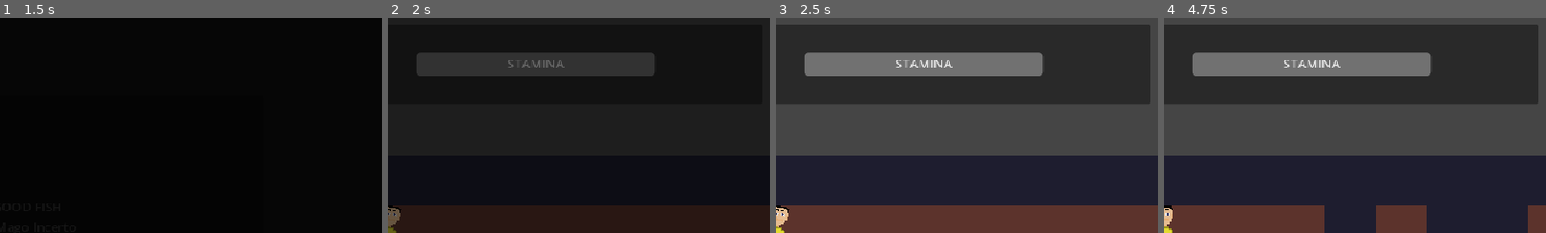
Above: before the commit, frames 1-4 (left to right).
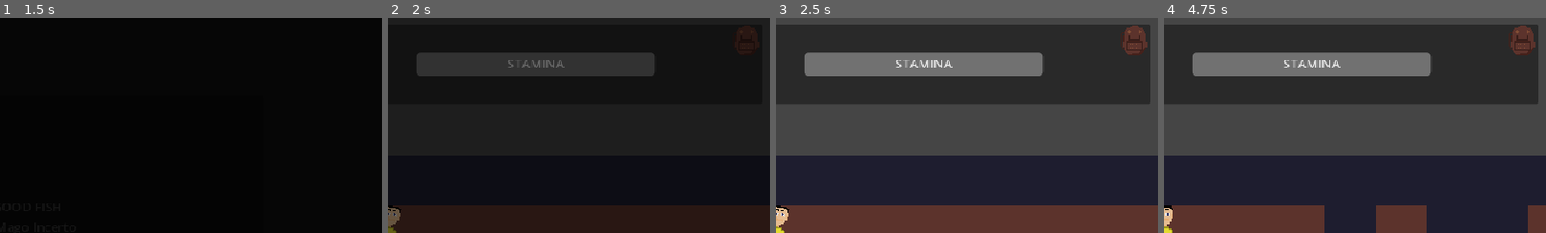
Above: after the commit, the same moments.

Repository: GustavoIgor/what-a-good-fish
Game: Godot game, scene res://Scenes/main_menu.tscn
Same seed, same stepped clock (60 frames per second), same inputs: the game is played once before the commit and once after it.
Inputs (mouse positions are % of the whole screen's width and height, from its top left):
- Up to frame 1 (1.5 s): click "PLAY" at 0.5 s; click "PLAY" at 1.25 s
- Up to frame 2 (2 s): no input
- Up to frame 3 (2.5 s): click "RETRY GENERATION" at 2 s
- Up to frame 4 (4.75 s): click "RETRY GENERATION" at 2.75 s; tap Enter (ui_accept) at 3.5, 3.77 s; move the mouse to (72, 45) at 3.52 s; hold D (right) 3.53-4.25 s; hold E (fishing) 3.53-4.25 s; click (72, 45) at 3.67 s; click "RETRY GENERATION" at 4.25 s
The pictures show only the part of the screen within x 50-100%, y 0-50%; the shares and areas given below are measured in that part.

Frame 1 is identical in both runs. In frame 2, less than 0.1% of the frame differs, in the area x 92-96%, y 5-15%; in frame 3, 0.6%, in the area x 90-98%, y 3-18%; in frame 4, 0.6%.

Commit message:
Inventory click fixed

Diff:
--- a/Scenes/dungeon.tscn
+++ b/Scenes/dungeon.tscn
@@ -8,6 +8,7 @@
 [ext_resource type="PackedScene" uid="uid://b3jd7ffk5hijk" path="res://Scenes/stairs.tscn" id="4_dcl0p"]
 [ext_resource type="Texture2D" uid="uid://d5c1uqs7uvtw" path="res://Assets/Arts/ground_tiles.png" id="5_5v1xs"]
 [ext_resource type="PackedScene" uid="uid://c40ltgcaeira6" path="res://Scenes/ui.tscn" id="8_203el"]
+[ext_resource type="PackedScene" uid="uid://buhpv4hjsd8iw" path="res://Scenes/inventory.tscn" id="9_t83ds"]
 
 [sub_resource type="TileSetAtlasSource" id="TileSetAtlasSource_dcl0p"]
 texture = ExtResource("5_5v1xs")
@@ -38,3 +39,5 @@
 tile_set = SubResource("TileSet_203el")
 
 [node name="UI" parent="." instance=ExtResource("8_203el")]
+
+[node name="Inventory" parent="." instance=ExtResource("9_t83ds")]
--- a/Scenes/fish.tscn
+++ b/Scenes/fish.tscn
@@ -4,12 +4,12 @@
 [ext_resource type="Texture2D" uid="uid://dwqlr445n1v1b" path="res://Assets/Arts/tuna.png" id="2_c4ibo"]
 
 [node name="Fish" type="Node2D"]
-z_index = 1
 script = ExtResource("1_twvwo")
 
 [node name="TextureRect" type="TextureRect" parent="."]
 custom_minimum_size = Vector2(64, 64)
 offset_right = 40.0
 offset_bottom = 40.0
+mouse_filter = 2
 texture = ExtResource("2_c4ibo")
 stretch_mode = 3
--- a/Scenes/inventory.tscn
+++ b/Scenes/inventory.tscn
@@ -9,12 +9,10 @@
 [sub_resource type="StyleBoxTexture" id="StyleBoxTexture_0n8tc"]
 texture = ExtResource("2_yxepq")
 
-[node name="Inventory" type="Node2D"]
+[node name="Inventory" type="CanvasLayer"]
 script = ExtResource("1_0n8tc")
 
-[node name="CanvasLayer" type="CanvasLayer" parent="."]
-
-[node name="InventoryIcon" type="TextureRect" parent="CanvasLayer"]
+[node name="InventoryIcon" type="TextureRect" parent="."]
 anchors_preset = 1
 anchor_left = 1.0
 anchor_right = 1.0
@@ -26,7 +24,7 @@
 mouse_default_cursor_shape = 2
 texture = ExtResource("2_k1vlg")
 
-[node name="InventoryPanel" type="TextureRect" parent="CanvasLayer"]
+[node name="InventoryPanel" type="TextureRect" parent="."]
 anchors_preset = 8
 anchor_left = 0.5
 anchor_top = 0.5
@@ -40,7 +38,7 @@
 grow_vertical = 2
 texture = ExtResource("1_k5gp2")
 
-[node name="GridContainer" type="GridContainer" parent="CanvasLayer/InventoryPanel"]
+[node name="GridContainer" type="GridContainer" parent="InventoryPanel"]
 layout_mode = 1
 anchors_preset = 8
 anchor_left = 0.5
@@ -57,149 +55,149 @@
 theme_override_constants/v_separation = 10
 columns = 6
 
-[node name="Slot1" type="Panel" parent="CanvasLayer/InventoryPanel/GridContainer"]
-custom_minimum_size = Vector2(64, 64)
-layout_mode = 2
-theme_override_styles/panel = SubResource("StyleBoxTexture_0n8tc")
-script = ExtResource("5_c5ffv")
-
-[node name="Slot2" type="Panel" parent="CanvasLayer/InventoryPanel/GridContainer"]
-custom_minimum_size = Vector2(64, 64)
-layout_mode = 2
-theme_override_styles/panel = SubResource("StyleBoxTexture_0n8tc")
-script = ExtResource("5_c5ffv")
-
-[node name="Slot3" type="Panel" parent="CanvasLayer/InventoryPanel/GridContainer"]
-custom_minimum_size = Vector2(64, 64)
-layout_mode = 2
-theme_override_styles/panel = SubResource("StyleBoxTexture_0n8tc")
-script = ExtResource("5_c5ffv")
-
-[node name="Slot4" type="Panel" parent="CanvasLayer/InventoryPanel/GridContainer"]
-custom_minimum_size = Vector2(64, 64)
-layout_mode = 2
-theme_override_styles/panel = SubResource("StyleBoxTexture_0n8tc")
-script = ExtResource("5_c5ffv")
-
-[node name="Slot5" type="Panel" parent="CanvasLayer/InventoryPanel/GridContainer"]
-custom_minimum_size = Vector2(64, 64)
-layout_mode = 2
-theme_override_styles/panel = SubResource("StyleBoxTexture_0n8tc")
-script = ExtResource("5_c5ffv")
-
-[node name="Slot6" type="Panel" parent="CanvasLayer/InventoryPanel/GridContainer"]
-custom_minimum_size = Vector2(64, 64)
-layout_mode = 2
-theme_override_styles/panel = SubResource("StyleBoxTexture_0n8tc")
-script = ExtResource("5_c5ffv")
-
-[node name="Slot7" type="Panel" parent="CanvasLayer/InventoryPanel/GridContainer"]
-custom_minimum_size = Vector2(64, 64)
-layout_mode = 2
-theme_override_styles/panel = SubResource("StyleBoxTexture_0n8tc")
-script = ExtResource("5_c5ffv")
-
-[node name="Slot8" type="Panel" parent="CanvasLayer/InventoryPanel/GridContainer"]
-custom_minimum_size = Vector2(64, 64)
-layout_mode = 2
-theme_override_styles/panel = SubResource("StyleBoxTexture_0n8tc")
-script = ExtResource("5_c5ffv")
-
-[node name="Slot9" type="Panel" parent="CanvasLayer/InventoryPanel/GridContainer"]
-custom_minimum_size = Vector2(64, 64)
-layout_mode = 2
-theme_override_styles/panel = SubResource("StyleBoxTexture_0n8tc")
-script = ExtResource("5_c5ffv")
-
-[node name="Slot10" type="Panel" parent="CanvasLayer/InventoryPanel/GridContainer"]
-custom_minimum_size = Vector2(64, 64)
-layout_mode = 2
-theme_override_styles/panel = SubResource("StyleBoxTexture_0n8tc")
-script = ExtResource("5_c5ffv")
-
-[node name="Slot11" type="Panel" parent="CanvasLayer/InventoryPanel/GridContainer"]
-custom_minimum_size = Vector2(64, 64)
-layout_mode = 2
-theme_override_styles/panel = SubResource("StyleBoxTexture_0n8tc")
-script = ExtResource("5_c5ffv")
-
-[node name="Slot12" type="Panel" parent="CanvasLayer/InventoryPanel/GridContainer"]
-custom_minimum_size = Vector2(64, 64)
-layout_mode = 2
-theme_override_styles/panel = SubResource("StyleBoxTexture_0n8tc")
-script = ExtResource("5_c5ffv")
-
-[node name="Slot13" type="Panel" parent="CanvasLayer/InventoryPanel/GridContainer"]
-custom_minimum_size = Vector2(64, 64)
-layout_mode = 2
-theme_override_styles/panel = SubResource("StyleBoxTexture_0n8tc")
-script = ExtResource("5_c5ffv")
-
-[node name="Slot14" type="Panel" parent="CanvasLayer/InventoryPanel/GridContainer"]
-custom_minimum_size = Vector2(64, 64)
-layout_mode = 2
-theme_override_styles/panel = SubResource("StyleBoxTexture_0n8tc")
-script = ExtResource("5_c5ffv")
-
-[node name="Slot15" type="Panel" parent="CanvasLayer/InventoryPanel/GridContainer"]
-custom_minimum_size = Vector2(64, 64)
-layout_mode = 2
-theme_override_styles/panel = SubResource("StyleBoxTexture_0n8tc")
-script = ExtResource("5_c5ffv")
-
-[node name="Slot16" type="Panel" parent="CanvasLayer/InventoryPanel/GridContainer"]
-custom_minimum_size = Vector2(64, 64)
-layout_mode = 2
-theme_override_styles/panel = SubResource("StyleBoxTexture_0n8tc")
-script = ExtResource("5_c5ffv")
-
-[node name="Slot17" type="Panel" parent="CanvasLayer/InventoryPanel/GridContainer"]
-custom_minimum_size = Vector2(64, 64)
-layout_mode = 2
-theme_override_styles/panel = SubResource("StyleBoxTexture_0n8tc")
-script = ExtResource("5_c5ffv")
-
-[node name="Slot18" type="Panel" parent="CanvasLayer/InventoryPanel/GridContainer"]
-custom_minimum_size = Vector2(64, 64)
-layout_mode = 2
-theme_override_styles/panel = SubResource("StyleBoxTexture_0n8tc")
-script = ExtResource("5_c5ffv")
-
-[node name="Slot19" type="Panel" parent="CanvasLayer/InventoryPanel/GridContainer"]
-custom_minimum_size = Vector2(64, 64)
-layout_mode = 2
-theme_override_styles/panel = SubResource("StyleBoxTexture_0n8tc")
-script = ExtResource("5_c5ffv")
-
-[node name="Slot20" type="Panel" parent="CanvasLayer/InventoryPanel/GridContainer"]
-custom_minimum_size = Vector2(64, 64)
-layout_mode = 2
-theme_override_styles/panel = SubResource("StyleBoxTexture_0n8tc")
-script = ExtResource("5_c5ffv")
-
-[node name="Slot21" type="Panel" parent="CanvasLayer/InventoryPanel/GridContainer"]
-custom_minimum_size = Vector2(64, 64)
-layout_mode = 2
-theme_override_styles/panel = SubResource("StyleBoxTexture_0n8tc")
-script = ExtResource("5_c5ffv")
-
-[node name="Slot22" type="Panel" parent="CanvasLayer/InventoryPanel/GridContainer"]
-custom_minimum_size = Vector2(64, 64)
-layout_mode = 2
-theme_override_styles/panel = SubResource("StyleBoxTexture_0n8tc")
-script = ExtResource("5_c5ffv")
-
-[node name="Slot23" type="Panel" parent="CanvasLayer/InventoryPanel/GridContainer"]
-custom_minimum_size = Vector2(64, 64)
-layout_mode = 2
-theme_override_styles/panel = SubResource("StyleBoxTexture_0n8tc")
-script = ExtResource("5_c5ffv")
-
-[node name="Slot24" type="Panel" parent="CanvasLayer/InventoryPanel/GridContainer"]
-custom_minimum_size = Vector2(64, 64)
-layout_mode = 2
-theme_override_styles/panel = SubResource("StyleBoxTexture_0n8tc")
-script = ExtResource("5_c5ffv")
-
-[connection signal="mouse_entered" from="CanvasLayer/InventoryIcon" to="." method="_on_inventory_icon_mouse_entered"]
-[connection signal="mouse_exited" from="CanvasLayer/InventoryIcon" to="." method="_on_inventory_icon_mouse_exited"]
+[node name="Slot1" type="Panel" parent="InventoryPanel/GridContainer"]
+custom_minimum_size = Vector2(64, 64)
+layout_mode = 2
+theme_override_styles/panel = SubResource("StyleBoxTexture_0n8tc")
+script = ExtResource("5_c5ffv")
+
+[node name="Slot2" type="Panel" parent="InventoryPanel/GridContainer"]
+custom_minimum_size = Vector2(64, 64)
+layout_mode = 2
+theme_override_styles/panel = SubResource("StyleBoxTexture_0n8tc")
+script = ExtResource("5_c5ffv")
+
+[node name="Slot3" type="Panel" parent="InventoryPanel/GridContainer"]
+custom_minimum_size = Vector2(64, 64)
+layout_mode = 2
+theme_override_styles/panel = SubResource("StyleBoxTexture_0n8tc")
+script = ExtResource("5_c5ffv")
+
+[node name="Slot4" type="Panel" parent="InventoryPanel/GridContainer"]
+custom_minimum_size = Vector2(64, 64)
+layout_mode = 2
+theme_override_styles/panel = SubResource("StyleBoxTexture_0n8tc")
+script = ExtResource("5_c5ffv")
+
+[node name="Slot5" type="Panel" parent="InventoryPanel/GridContainer"]
+custom_minimum_size = Vector2(64, 64)
+layout_mode = 2
+theme_override_styles/panel = SubResource("StyleBoxTexture_0n8tc")
+script = ExtResource("5_c5ffv")
+
+[node name="Slot6" type="Panel" parent="InventoryPanel/GridContainer"]
+custom_minimum_size = Vector2(64, 64)
+layout_mode = 2
+theme_override_styles/panel = SubResource("StyleBoxTexture_0n8tc")
+script = ExtResource("5_c5ffv")
+
+[node name="Slot7" type="Panel" parent="InventoryPanel/GridContainer"]
+custom_minimum_size = Vector2(64, 64)
+layout_mode = 2
+theme_override_styles/panel = SubResource("StyleBoxTexture_0n8tc")
+script = ExtResource("5_c5ffv")
+
+[node name="Slot8" type="Panel" parent="InventoryPanel/GridContainer"]
+custom_minimum_size = Vector2(64, 64)
+layout_mode = 2
+theme_override_styles/panel = SubResource("StyleBoxTexture_0n8tc")
+script = ExtResource("5_c5ffv")
+
+[node name="Slot9" type="Panel" parent="InventoryPanel/GridContainer"]
+custom_minimum_size = Vector2(64, 64)
+layout_mode = 2
+theme_override_styles/panel = SubResource("StyleBoxTexture_0n8tc")
+script = ExtResource("5_c5ffv")
+
+[node name="Slot10" type="Panel" parent="InventoryPanel/GridContainer"]
+custom_minimum_size = Vector2(64, 64)
+layout_mode = 2
+theme_override_styles/panel = SubResource("StyleBoxTexture_0n8tc")
+script = ExtResource("5_c5ffv")
+
+[node name="Slot11" type="Panel" parent="InventoryPanel/GridContainer"]
+custom_minimum_size = Vector2(64, 64)
+layout_mode = 2
+theme_override_styles/panel = SubResource("StyleBoxTexture_0n8tc")
+script = ExtResource("5_c5ffv")
+
+[node name="Slot12" type="Panel" parent="InventoryPanel/GridContainer"]
+custom_minimum_size = Vector2(64, 64)
+layout_mode = 2
+theme_override_styles/panel = SubResource("StyleBoxTexture_0n8tc")
+script = ExtResource("5_c5ffv")
+
+[node name="Slot13" type="Panel" parent="InventoryPanel/GridContainer"]
+custom_minimum_size = Vector2(64, 64)
+layout_mode = 2
+theme_override_styles/panel = SubResource("StyleBoxTexture_0n8tc")
+script = ExtResource("5_c5ffv")
+
+[node name="Slot14" type="Panel" parent="InventoryPanel/GridContainer"]
+custom_minimum_size = Vector2(64, 64)
+layout_mode = 2
+theme_override_styles/panel = SubResource("StyleBoxTexture_0n8tc")
+script = ExtResource("5_c5ffv")
+
+[node name="Slot15" type="Panel" parent="InventoryPanel/GridContainer"]
+custom_minimum_size = Vector2(64, 64)
+layout_mode = 2
+theme_override_styles/panel = SubResource("StyleBoxTexture_0n8tc")
+script = ExtResource("5_c5ffv")
+
+[node name="Slot16" type="Panel" parent="InventoryPanel/GridContainer"]
+custom_minimum_size = Vector2(64, 64)
+layout_mode = 2
+theme_override_styles/panel = SubResource("StyleBoxTexture_0n8tc")
+script = ExtResource("5_c5ffv")
+
+[node name="Slot17" type="Panel" parent="InventoryPanel/GridContainer"]
+custom_minimum_size = Vector2(64, 64)
+layout_mode = 2
+theme_override_styles/panel = SubResource("StyleBoxTexture_0n8tc")
+script = ExtResource("5_c5ffv")
+
+[node name="Slot18" type="Panel" parent="InventoryPanel/GridContainer"]
+custom_minimum_size = Vector2(64, 64)
+layout_mode = 2
+theme_override_styles/panel = SubResource("StyleBoxTexture_0n8tc")
+script = ExtResource("5_c5ffv")
+
+[node name="Slot19" type="Panel" parent="InventoryPanel/GridContainer"]
+custom_minimum_size = Vector2(64, 64)
+layout_mode = 2
+theme_override_styles/panel = SubResource("StyleBoxTexture_0n8tc")
+script = ExtResource("5_c5ffv")
+
+[node name="Slot20" type="Panel" parent="InventoryPanel/GridContainer"]
+custom_minimum_size = Vector2(64, 64)
+layout_mode = 2
+theme_override_styles/panel = SubResource("StyleBoxTexture_0n8tc")
+script = ExtResource("5_c5ffv")
+
+[node name="Slot21" type="Panel" parent="InventoryPanel/GridContainer"]
+custom_minimum_size = Vector2(64, 64)
+layout_mode = 2
+theme_override_styles/panel = SubResource("StyleBoxTexture_0n8tc")
+script = ExtResource("5_c5ffv")
+
+[node name="Slot22" type="Panel" parent="InventoryPanel/GridContainer"]
+custom_minimum_size = Vector2(64, 64)
+layout_mode = 2
+theme_override_styles/panel = SubResource("StyleBoxTexture_0n8tc")
+script = ExtResource("5_c5ffv")
+
+[node name="Slot23" type="Panel" parent="InventoryPanel/GridContainer"]
+custom_minimum_size = Vector2(64, 64)
+layout_mode = 2
+theme_override_styles/panel = SubResource("StyleBoxTexture_0n8tc")
+script = ExtResource("5_c5ffv")
+
+[node name="Slot24" type="Panel" parent="InventoryPanel/GridContainer"]
+custom_minimum_size = Vector2(64, 64)
+layout_mode = 2
+theme_override_styles/panel = SubResource("StyleBoxTexture_0n8tc")
+script = ExtResource("5_c5ffv")
+
+[connection signal="mouse_entered" from="InventoryIcon" to="." method="_on_inventory_icon_mouse_entered"]
+[connection signal="mouse_exited" from="InventoryIcon" to="." method="_on_inventory_icon_mouse_exited"]
--- a/Scripts/fish.gd
+++ b/Scripts/fish.gd
@@ -10,3 +10,4 @@
 	this_name = names.pick_random()
 	rarity = randi_range(0, 5)
 	weight = randf_range(0.0, 10.0)
+	self.modulate = Color(randf_range(0, 1), 1, 1, 1)
--- a/Scripts/inventory.gd
+++ b/Scripts/inventory.gd
@@ -1,7 +1,7 @@
-extends Node2D
-@onready var inventory_icon := $CanvasLayer/InventoryIcon
-@onready var inventory_panel := $CanvasLayer/InventoryPanel
-@onready var grid_container := $CanvasLayer/InventoryPanel/GridContainer
+extends CanvasLayer
+@onready var inventory_icon := $InventoryIcon
+@onready var inventory_panel := $InventoryPanel
+@onready var grid_container := $InventoryPanel/GridContainer
 
 const SlotClass = preload("res://Scripts/slot.gd")
 var holding_item = null
@@ -11,32 +11,34 @@
 func _ready() -> void:
 	for inv_slot in grid_container.get_children():
 		inv_slot.gui_input.connect(slot_gui_input.bind(inv_slot))
+	inventory_panel.visible = false
 
 func slot_gui_input(event : InputEvent, slot : SlotClass):
-	if event is InputEventMouseButton:
-		if event.button_index == MOUSE_BUTTON_LEFT and event.pressed:
-			if holding_item != null:
-				if !slot.item:
-					slot.put_into_slot(holding_item)
-					holding_item = null
-				else:
-					var temp_item = slot.item
-					slot.pick_from_slot()
-					temp_item.global_position = event.global_position
-					slot.put_into_slot(holding_item)
-					holding_item = temp_item
-			elif slot.item:
-				holding_item = slot.item
+	if event is InputEventMouseButton and event.button_index == MOUSE_BUTTON_LEFT and event.pressed:
+		if holding_item != null:
+			if !slot.item:
+				slot.put_into_slot(holding_item)
+				holding_item = null
+				return
+			else:
+				var temp_item = slot.item
 				slot.pick_from_slot()
-				holding_item.global_position = get_global_mouse_position()
-
+				temp_item.global_position = get_viewport().get_mouse_position()
+				slot.put_into_slot(holding_item)
+				holding_item = temp_item
+				return
+		elif slot.item:
+			holding_item = slot.item
+			slot.pick_from_slot()
+			holding_item.global_position = get_viewport().get_mouse_position()
+			return
 
 func _input(event: InputEvent) -> void:
 	if event is InputEventMouseButton:
 		if event.button_index == MOUSE_BUTTON_LEFT and event.pressed == false and entered_inventory_icon:
 			inventory_panel.visible = !inventory_panel.visible
 	if holding_item:
-		holding_item.global_position = get_global_mouse_position()
+		holding_item.global_position = get_viewport().get_mouse_position()
 
 func _on_inventory_icon_mouse_entered() -> void:
 	entered_inventory_icon = true
Not shown: 1 places in Scenes/dungeon.tscn that only renumber resources
